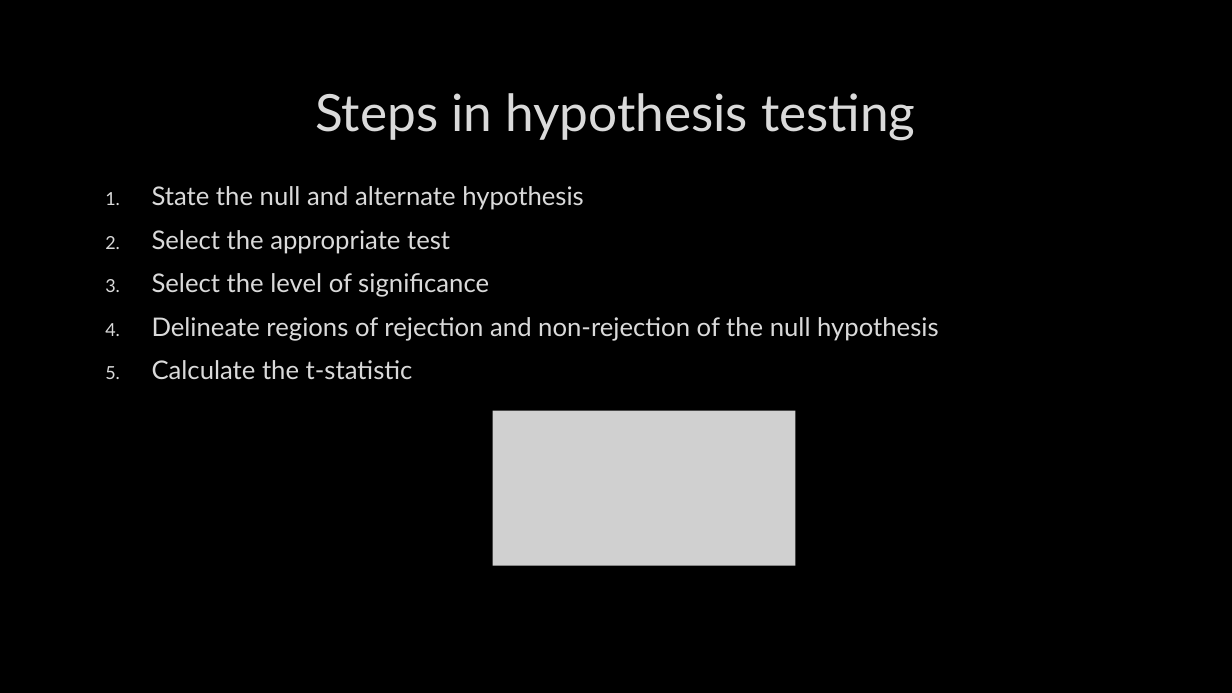
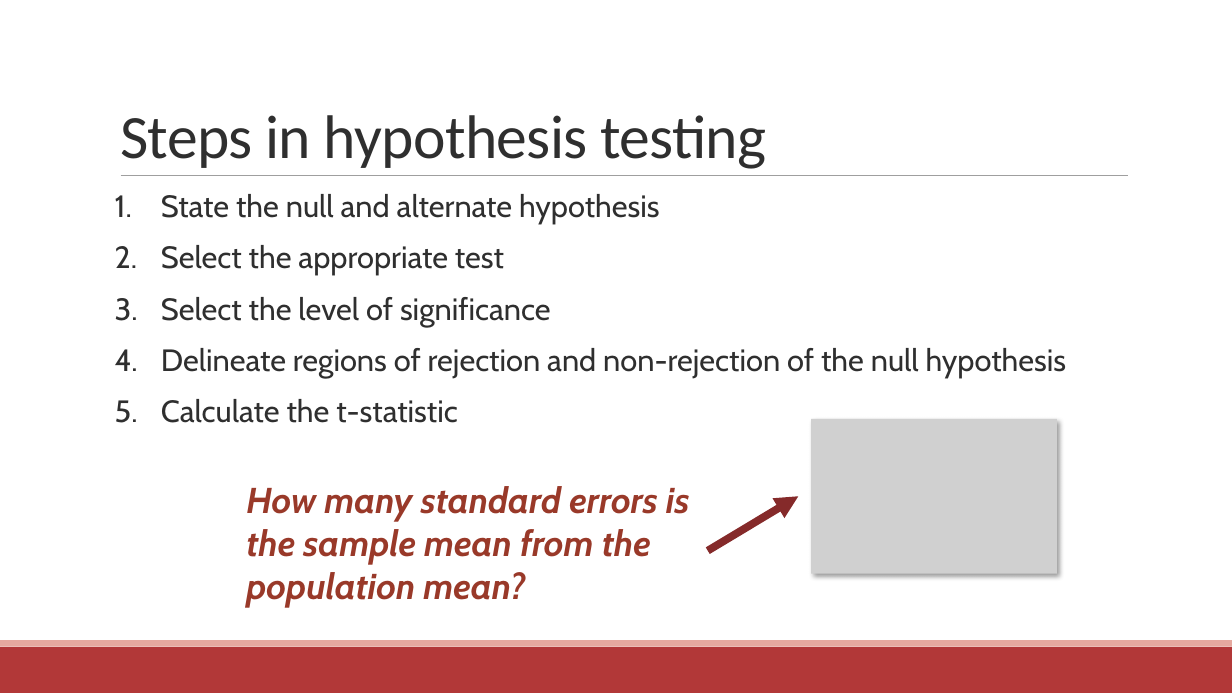
Before and after one commit to communitymaplab/geog4300_datascience, a slide deck: slide 14 of in_class_slides/geog4300_L13 Hypotheses and one sample tests and normality.pptx (slide 16 before the commit). Drawn at 1232x693 pixels with LibreOffice and Linux fonts; fonts in the diff are those of the drawing; grey boxes stand for pictures; background and template pictures are left out. Boxes give left, top, right and bottom in pixels: in the first picture for what was removed or moved away, otherwise in the second. Text is boxed around its words. In the diff, an @@ line names an element or a change of style, - is before the commit and + after.

```diff
--- a/in_class_slides/geog4300_L13 Hypotheses and one sample tests and normality.pptx
+++ b/in_class_slides/geog4300_L13 Hypotheses and one sample tests and normality.pptx
@@ background picture (left out) to #FFFFFF @@
@@ title "Steps in hypothesis testing": place and size @@
-title "Steps in hypothesis testing" at [315, 93, 915, 140]
+title "Steps in hypothesis testing" at [120, 115, 766, 169]
@@ title "Steps in hypothesis testing" at [120, 115, 766, 169]: size 40 to 48 pt, font Lato to Calibri, text colour #DADADA to #2F2F2F, letter spacing 0 to -0.5 pt, letter outline #404040 0.75 pt to none; alignment centre to left; line spacing 1 to 0.85; vertical alignment middle to bottom @@
@@ line added from (121, 176) to (1128, 176), #9F9F9F 0.5 pt @@
@@ text "State the null and alternate ...": place and size @@
-text "State the null and alternate ..." at [152, 186, 939, 379]
+text "State the null and alternate ..." at [161, 194, 1066, 423]
@@ text "State the null and alternate ..." at [161, 194, 1066, 423]: size 20 to 24 pt, font Lato to Cabin, text colour #DADADA to #2F2F2F, letter outline #404040 0.75 pt to none; line spacing 1 to 0.9; more space between paragraphs; bullet colour #DADADA to #2F2F2F @@
@@ picture removed at [493, 410, 796, 566] @@
@@ picture added at [811, 419, 1057, 574] @@
@@ text added at [246, 486, 690, 608], 28 pt, text #993929, bold, italic @@
+How many standard errors is the sample mean from the population mean?
@@ arrow added from (708, 551) to (799, 496), #852A2A 6 pt @@
@@ rectangle added at [0, 647, 1232, 693], fill #B23838 @@
@@ rectangle added at [0, 640, 1232, 647], fill #E5A99F @@
```
Also in this commit, not shown: 19 other slides changed, 2 slides added, 9 slides removed, 1 other file.
